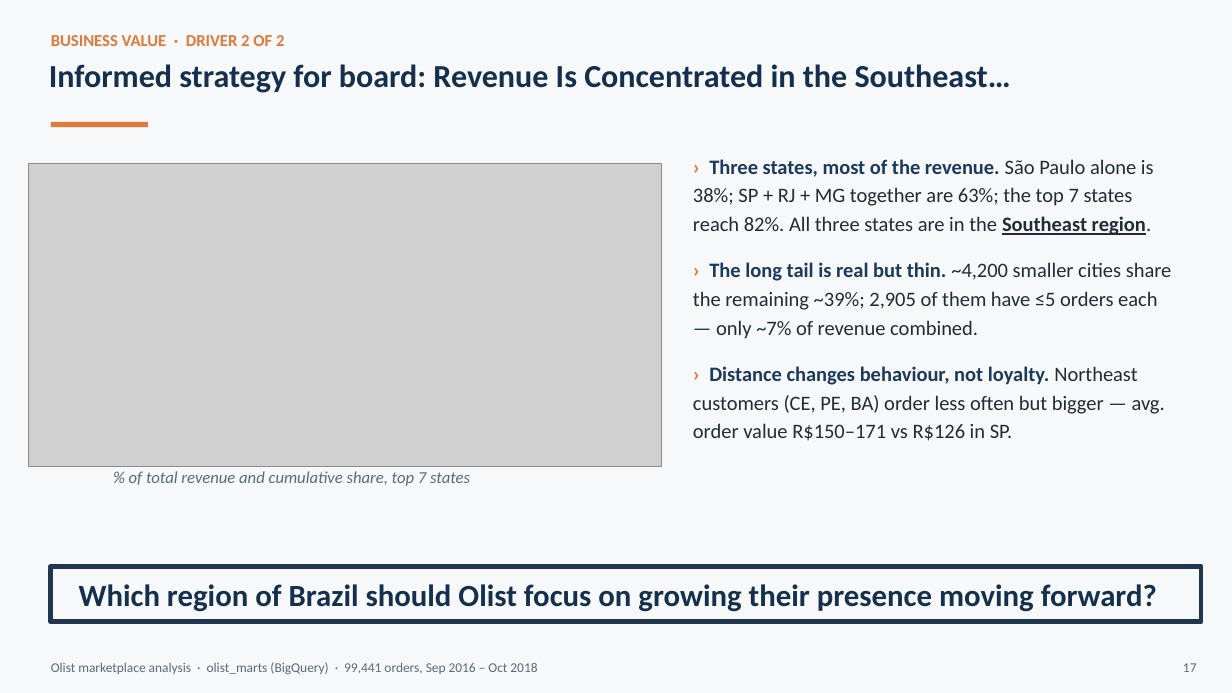
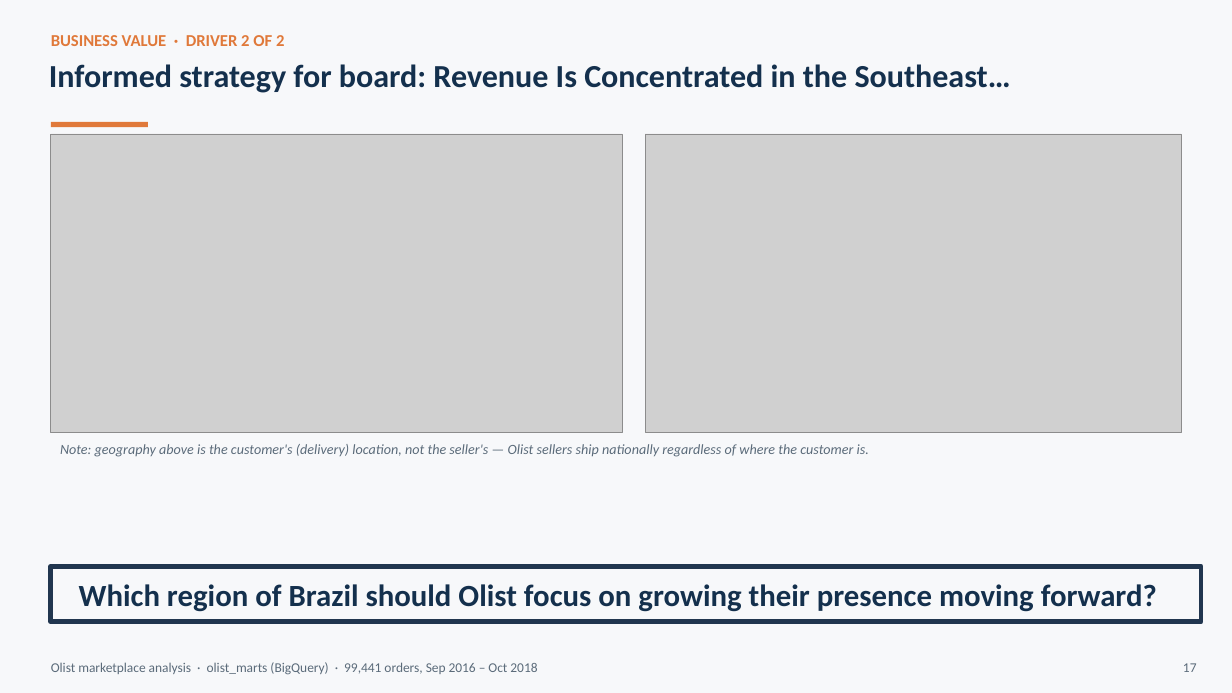
Before and after one commit to cheanwei/ntu-dsai-group5-project2, a slide deck: slide 12 of docs/Olist_Executive_Summary.pptx (slide 13 before the commit). Drawn at 1232x693 pixels with LibreOffice and Linux fonts; fonts in the diff are those of the drawing; grey boxes stand for pictures. Boxes give left, top, right and bottom in pixels: in the first picture for what was removed or moved away, otherwise in the second. Text is boxed around its words. In the diff, an @@ line names an element or a change of style, - is before the commit and + after.

Commit message:
Update Olist Executive Summary presentation file

```diff
--- a/docs/Olist_Executive_Summary.pptx
+++ b/docs/Olist_Executive_Summary.pptx
@@ picture: place and size @@
-picture at [29, 164, 662, 467]
+picture at [51, 134, 622, 433]
@@ picture added at [645, 134, 1181, 433] @@
@@ text removed at [693, 159, 1172, 441] @@
-› Three states, most of the revenue. São Paulo alone is 38%; SP + RJ + MG together are 63%; the top 7 states reach 82%. All three states are in the Southeast region.
-› The long tail is real but thin. ~4,200 smaller cities share the remaining ~39%; 2,905 of them have ≤5 orders each — only ~7% of revenue combined.
-› Distance changes behaviour, not loyalty. Northeast customers (CE, PE, BA) order less often but bigger — avg. order value R$150–171 vs R$126 in SP.
@@ text added at [60, 444, 869, 457], 11 pt, text #5B6B7A, italic @@
+Note: geography above is the customer's (delivery) location, not the seller's — Olist sellers ship nationally regardless of where the customer is.
@@ text removed at [129, 471, 470, 486] @@
-% of total revenue and cumulative share, top 7 states
```
Also in this commit, not shown: 10 other slides changed, 1 slide added, 1 slide removed.
